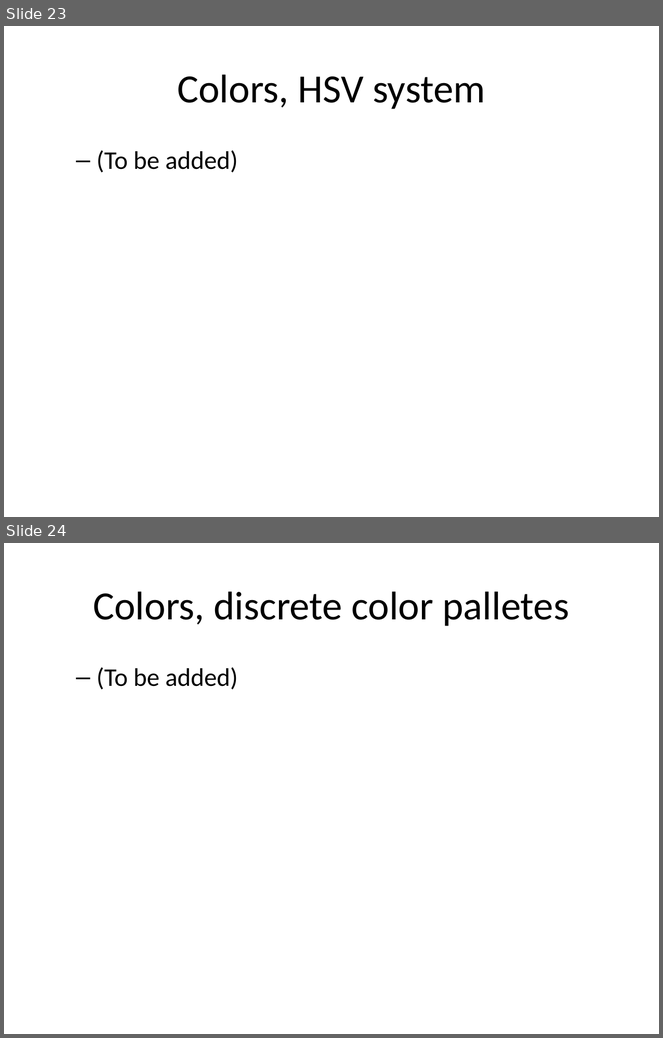
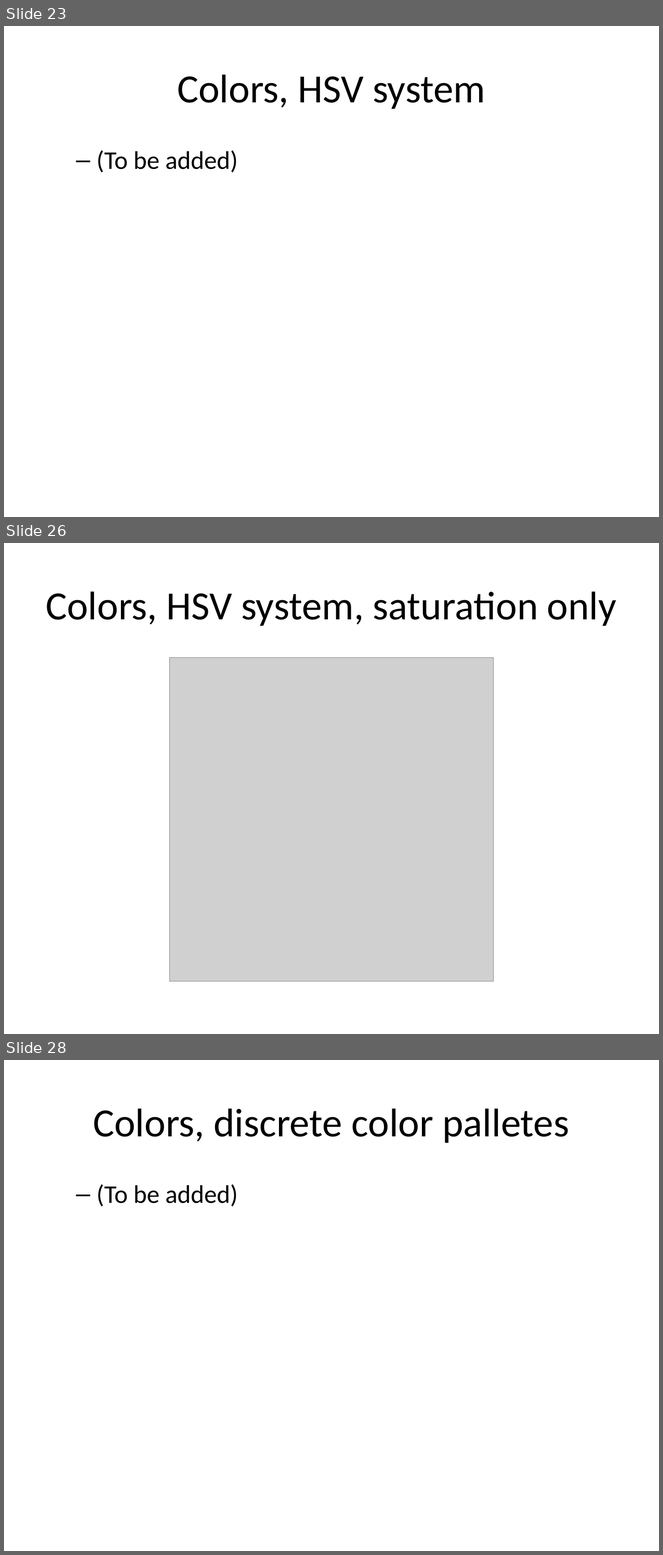
Before and after one commit to pmean/data-visualization, a slide deck: data-viz-02/component/tutorial-colors.pptx. Shown one above the other, each under a label of ours: slides 23 and 24 before the commit, slides 23, 26 and 28 after it; the slides between them are not shown. The pictures are 663x1038 and 663x1555 pixels, drawn with LibreOffice and Linux fonts; fonts in the diff are those of the drawing; grey boxes stand for pictures. Boxes give left, top, right and bottom in pixels: in the first picture for what was removed or moved away, otherwise in the second. Text is boxed around its words. In the diff, an @@ line names an element or a change of style, - is before the commit and + after.

```diff
--- a/data-viz-02/component/tutorial-colors.pptx
+++ b/data-viz-02/component/tutorial-colors.pptx
@@ slide 26 added at (4, 543, 659, 1034), background #FFFFFF @@
@@ title added at (46, 591, 617, 626), 44 pt, text #000000 @@
+Colors, HSV system, saturation only
@@ picture added at (170, 657, 493, 981) @@
@@ what was slide 24 is now slide 28 @@
```
Also in this commit, not shown: 3 other slides added, 9 other files.
